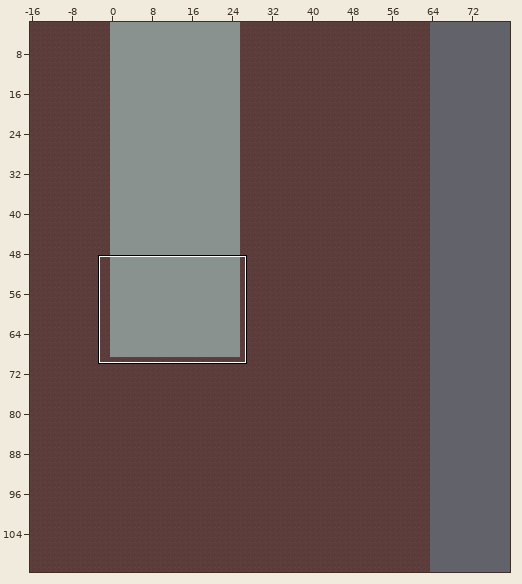
An edit to a level. Tiled map, Assets/maps/UVZfac.tmx. The first picture is a wide view before the edit; the outline marks the close-up.
Close-up. As it was:
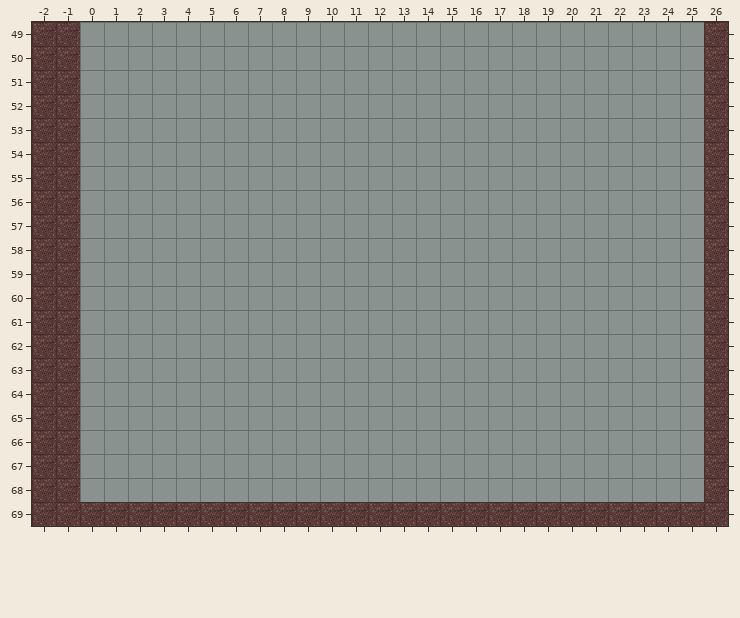
Cells are 32x32 px. Shown: x -2..26, y 49..69. The commit also changed other parts of the map, which this record leaves out.
The same view after the edit:
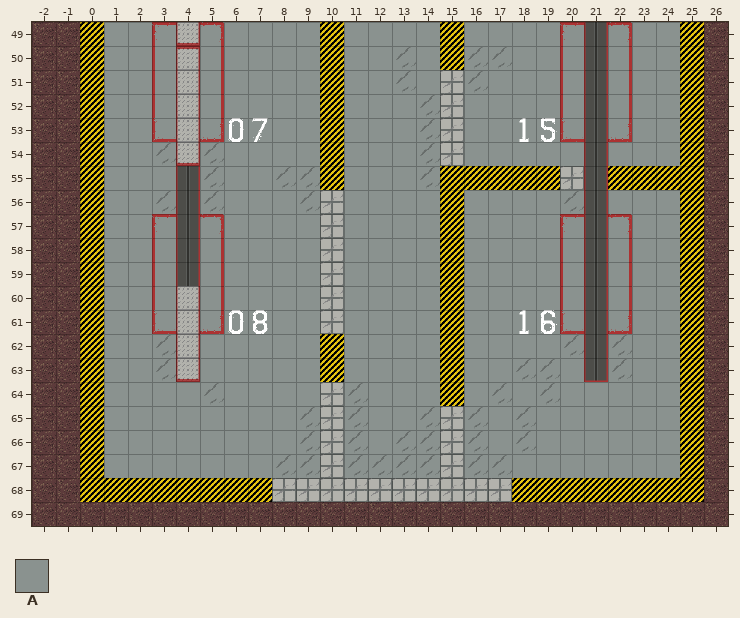
Key: from "Sprite-Fac": A 0.
_ is an empty cell.
From old to new:
Layer "Objects" (now hidden):
The author cleared the tile that lay hidden in row 53 at x 19; in row 55 at x 19 and 23.
Layer "Buildings" (now hidden):
The author cleared the tile that lay hidden in rows 49 to 67 at x 0 and 25; in row 68 at x 0 to 7 and 18 to 25.
Layer "Ceiling" (now hidden):
The author cleared the tile that lay hidden in rows 50 to 51 at x 13; in row 55 at x 24; in row 66 at x 13; in row 67 at x 12 to 13.
Layer "Roof" (now hidden):
The author cleared tile A in row 49 at x 0, 3 to 5, 10, 15, 20 to 22 and 25; in row 50 at x 0, 3 to 5, 10, 13, 15 to 17, 20 to 22 and 25; in row 51 at x 0, 3 to 5, 10, 13, 15 to 16, 20 to 22 and 25; in row 52 at x 0, 3 to 5, 10, 14 to 15, 20 to 22 and 25; in row 53 at x 0, 3 to 7, 10, 14 to 15, 18 to 22 and 25; in row 54 at x 0, 3 to 5, 10, 14 to 15, 21 and 25.
The author cleared tile A in row 55 at x 0, 4 to 5, 8 to 10 and 14 to 25; in row 56 at x 0, 3 to 5, 9 to 10, 15, 20 to 21 and 25; in rows 57 to 60 at x 0, 3 to 5, 10, 15, 20 to 22 and 25; in row 61 at x 0, 3 to 7, 10, 15, 18 to 22 and 25; in row 62 at x 0, 3 to 4, 10, 15, 20 to 22 and 25; in row 63 at x 0, 3 to 4, 10, 15, 18 to 19, 21 to 22 and 25.
The author cleared tile A in row 64 at x 0, 5, 10 to 11, 15, 17, 19 and 25; in row 65 at x 0, 9 to 11, 14 to 16, 18 and 25; in row 66 at x 0, 9 to 11, 13 to 16, 18 and 25; in row 67 at x 0, 8 to 17 and 25; in row 68 at x 0 to 25.
Changed places in both close-ups, as pixel boxes (x1, y1, x2, y2):
removed: (80, 22, 704, 502)
